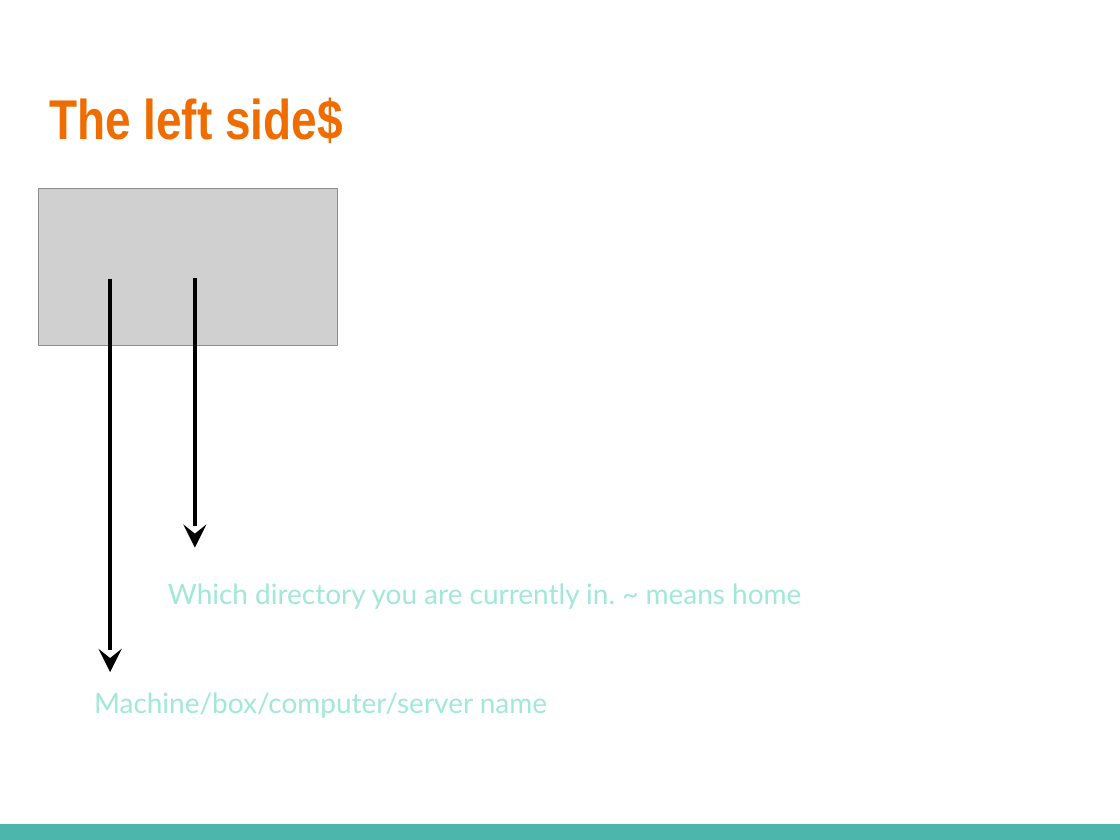
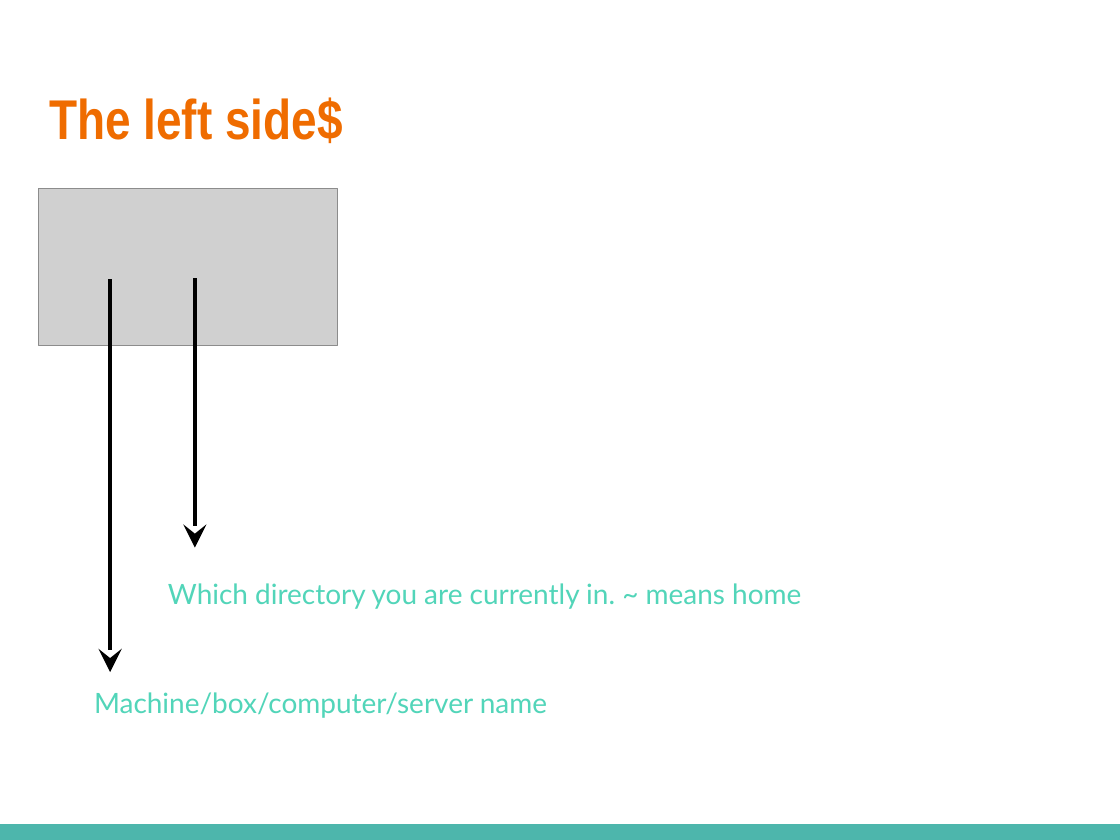
Before and after one commit to linkedin/high-school-trainee, a slide deck: slide 5 of Week_1/Lectures/1.2_Terminal.pptx (slide 4 before the commit). Drawn at 1120x840 pixels with LibreOffice and Linux fonts; fonts in the diff are those of the drawing; grey boxes stand for pictures. Boxes give left, top, right and bottom in pixels: in the first picture for what was removed or moved away, otherwise in the second. Text is boxed around its words. In the diff, an @@ line names an element or a change of style, - is before the commit and + after.

```diff
--- a/Week_1/Lectures/1.2_Terminal.pptx
+++ b/Week_1/Lectures/1.2_Terminal.pptx
@@ text "Which directory you are currently ..." at [168, 583, 801, 609]: text colour #A1E8D9 to #52D5B9 @@
@@ text "Machine/box/computer/server name" at [94, 692, 547, 718]: text colour #A1E8D9 to #52D5B9 @@
```
Also in this commit, not shown: 5 other slides changed, 2 slides added, 1 slide removed, 17 other files.
